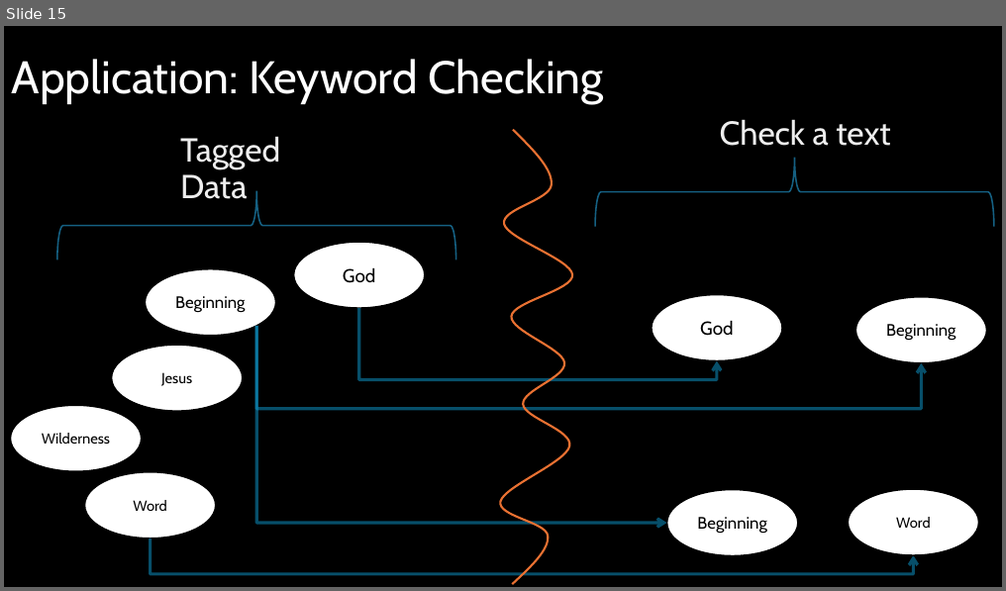
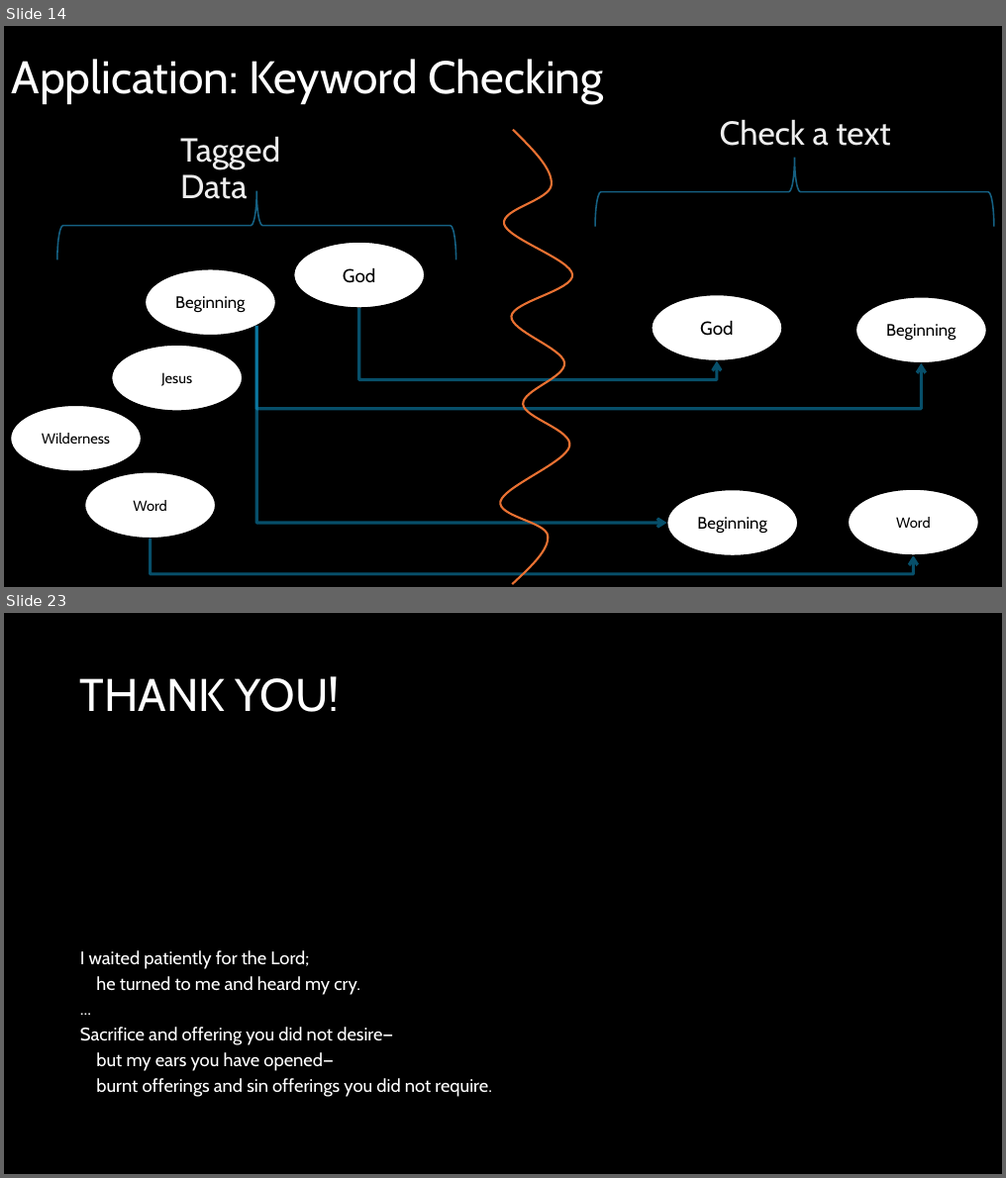
Before and after one commit to PENNET-dev/hackathon-uW-2024, a slide deck: Hackathon Presentation.pptx. Shown one above the other, each under a label of ours: slide 15 before the commit, slides 14 and 23 after it; the slides between them are not shown. The pictures are 1006x591 and 1006x1178 pixels, drawn with LibreOffice and Linux fonts; fonts in the diff are those of the drawing. Boxes give left, top, right and bottom in pixels: in the first picture for what was removed or moved away, otherwise in the second. Text is boxed around its words. In the diff, an @@ line names an element or a change of style, - is before the commit and + after.

```diff
--- a/Hackathon Presentation.pptx
+++ b/Hackathon Presentation.pptx
@@ slide 23 added at (4,613,1002,1174), background #000000 @@
@@ title added at (80,676,340,712), 44 pt, text #FFFFFF @@
+THANK YOU!
@@ text added at (80,951,492,1097), 17.5 pt, text #FFFFFF @@
+I waited patiently for the Lord;
+he turned to me and heard my cry.
+...
+Sacrifice and offering you did not desire—
+but my ears you have opened—
+burnt offerings and sin offerings you did not require.
@@ what was slide 15 is now slide 14 @@
```
Also in this commit, not shown: 5 slides changed, 6 other slides added, 1 slide removed.
